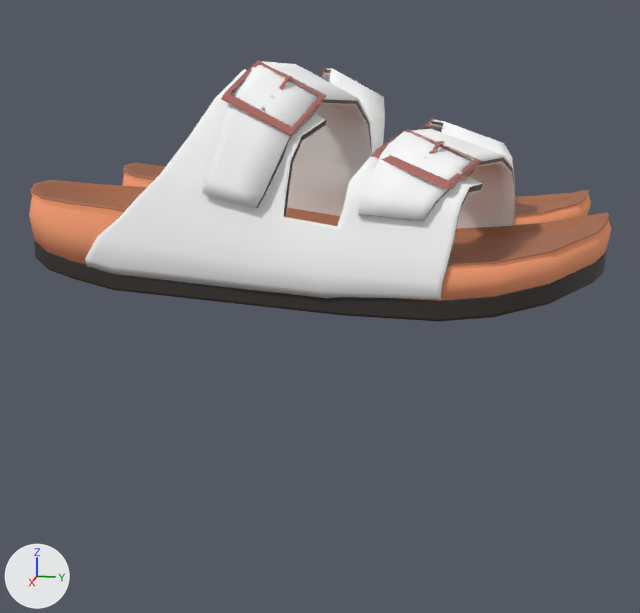
The glTF model sandals.gltf as it was, and as the next commit left it.
The view is the same before and after, from a 50 mm lens placed at (0.882, 0.172, 0.179), pointed at (-0.027, -0.01, -0.048). Arrows for +X, +Y and +Z are at lower left; the lights stay in place.
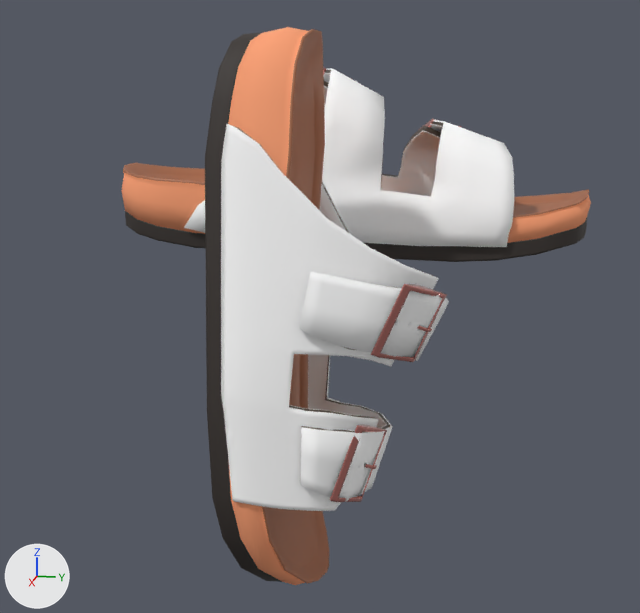
Where the change shows, as pixel boxes [x1, y1, x2, y2] in the pictures (640 x 613 px):
'Plane.008', turned: before [85, 69, 483, 299]; after [221, 124, 439, 511]
'Plane.007', turned: before [202, 61, 515, 228]; after [299, 181, 449, 501]
'Plane.003', turned: before [29, 180, 611, 301]; after [228, 27, 329, 585]
'Plane.002', turned: before [34, 240, 607, 321]; after [205, 33, 282, 582]
'Plane.010', turned: before [221, 60, 327, 137]; after [371, 284, 447, 362]
'Plane.009', turned: before [372, 129, 481, 190]; after [330, 424, 387, 502]
'Cube.002', turned: before [279, 76, 292, 90]; after [417, 325, 432, 332]
'Cube.001', turned: before [431, 141, 445, 153]; after [365, 464, 377, 469]
'Plane.014', unchanged, uncovered by the edit: before [323, 68, 513, 166]; after [184, 68, 514, 247]
'Plane.013', unchanged, uncovered by the edit: before [122, 163, 591, 225]; after [121, 163, 591, 243]
'Plane.012', unchanged, uncovered by the edit: after [125, 211, 587, 262]
'Plane.015', unchanged, uncovered by the edit: before [420, 126, 432, 130]; after [324, 81, 441, 197]

Edits to the bpy script that builds the scene:
```text
Change ob_plane_003:
    ob_plane_003.rotation_euler: (0.0, 0.0, 0.0) -> (-1.521, 0.0, 0.0)  # degrees (0, 0, 0) -> degrees (-87, 0, 0)
```
